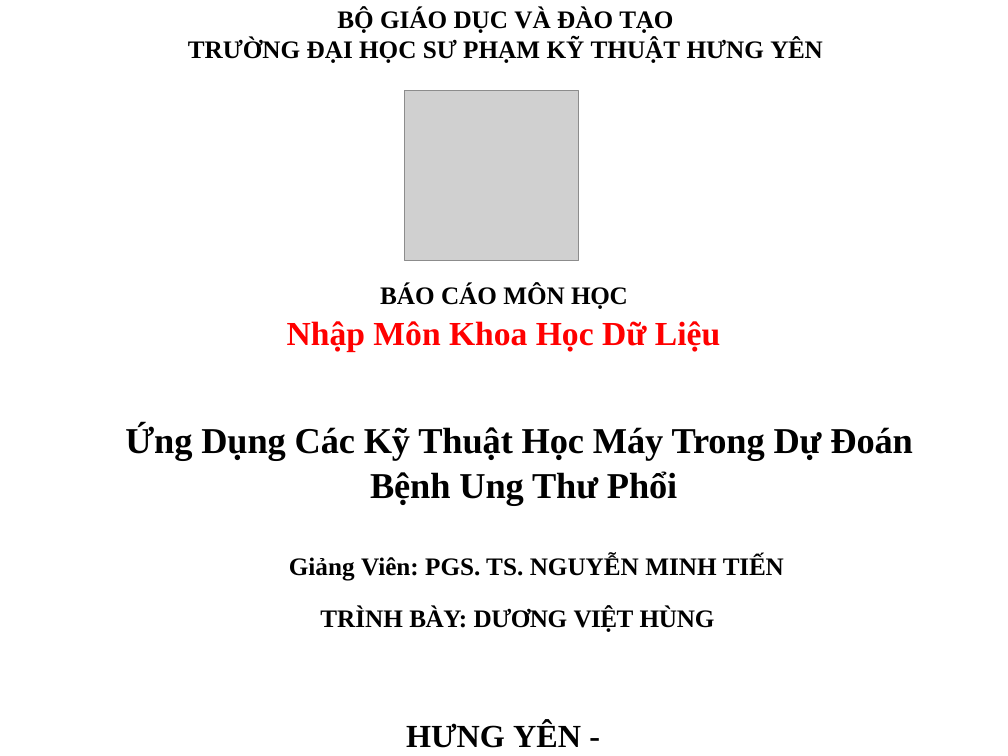
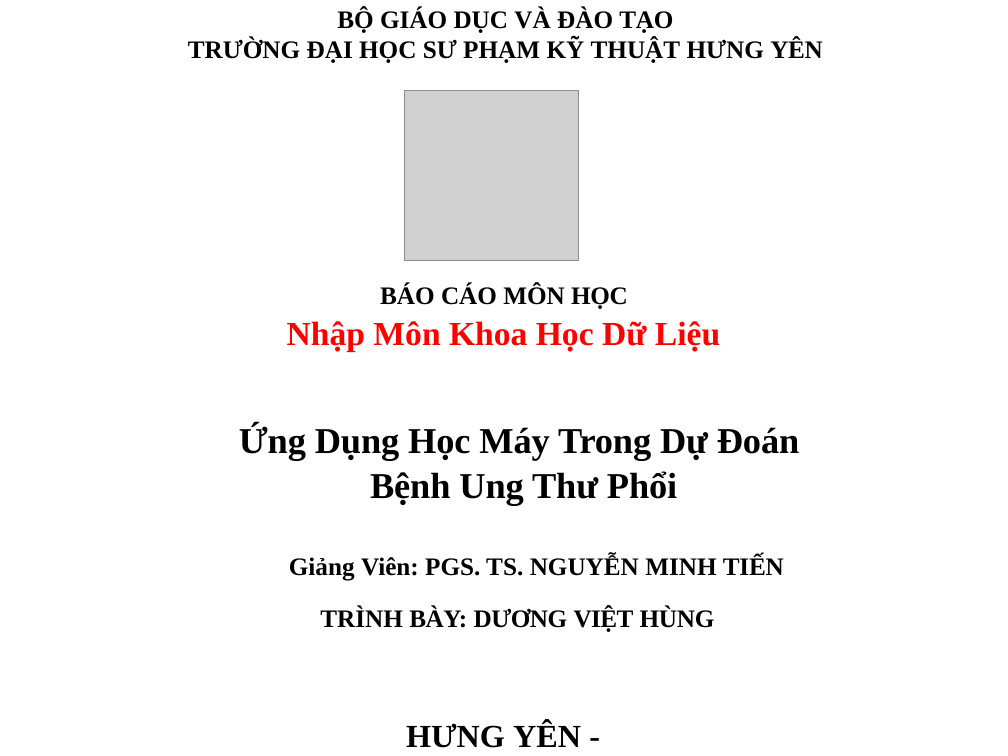
Before and after one commit to VietHung3004/Project_2, a slide deck: slide 1 of Lungcancer_prediction.pptx. Drawn at 1008x756 pixels with LibreOffice and Linux fonts; fonts in the diff are those of the drawing; grey boxes stand for pictures; background and template pictures are left out. Boxes give left, top, right and bottom in pixels: in the first picture for what was removed or moved away, otherwise in the second. Text is boxed around its words. In the diff, an @@ line names an element or a change of style, - is before the commit and + after.

```diff
--- a/Lungcancer_prediction.pptx
+++ b/Lungcancer_prediction.pptx
@@ text at [239, 425, 799, 460]: text changed @@
-Ứng Dụng Các Kỹ Thuật Học Máy Trong Dự Đoán
+Ứng Dụng Học Máy Trong Dự Đoán
```
Also in this commit, not shown: 30 other slides changed, 1 slide added, 8 slides removed, 3 other files.
